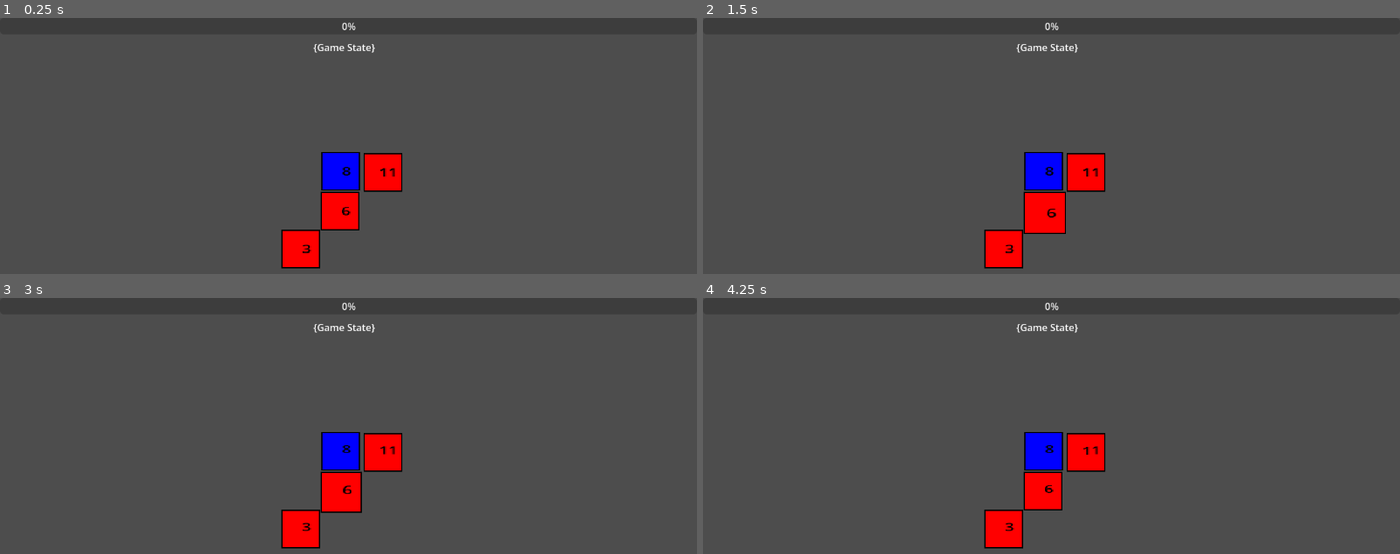
Above: before the commit, frames 1-4 (two rows, left to right).
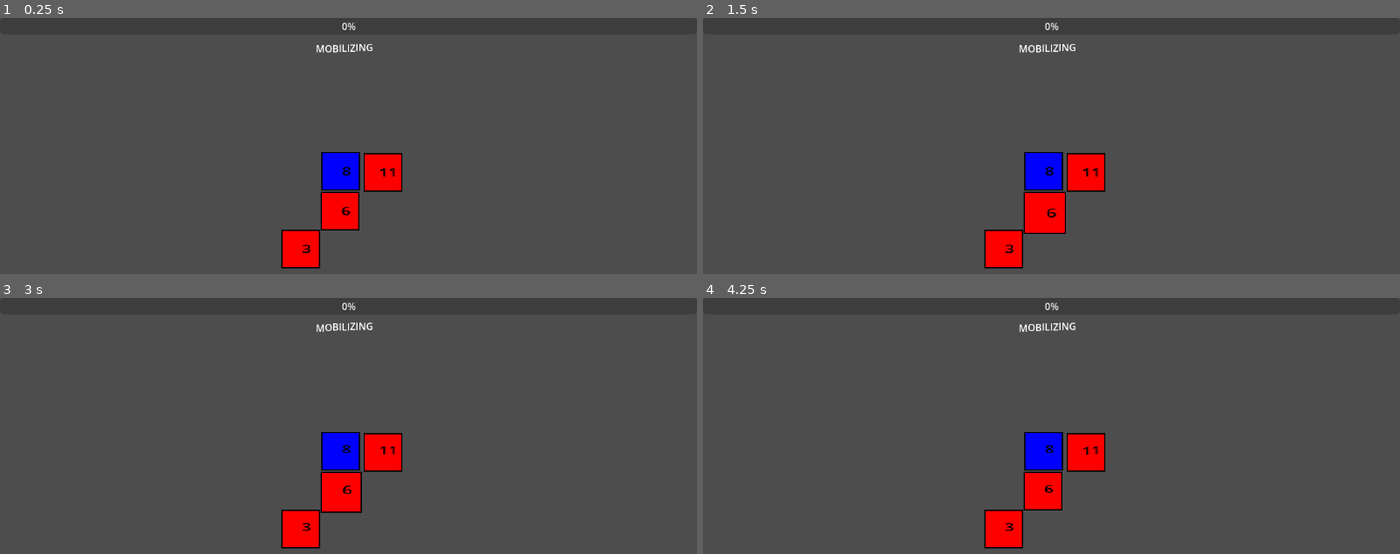
Above: after the commit, the same moments.

Repository: X4vierWhes/War-Multiplayer
Game: Godot game, scene res://src/core/game_manager.tscn
Two runs of this game, one before a commit and one after it. Both use one fixed random seed, a clock stepped at 60 frames per second and the inputs below.
Inputs (mouse positions are in pixels of both pictures, inside the frame that each line leads up to):
- Up to frame 1 (0.25 s): no input
- Up to frame 2 (1.5 s): click (1037, 207) at 0.52 s; click (1037, 207) at 1.27 s
- Up to frame 3 (3 s): click (334, 487) at 2.02 s; tap Enter at 2.75 s; move the mouse to (501, 474) at 2.77 s
- Up to frame 4 (4.25 s): tap Space at 3.5 s; move the mouse to (912, 513) at 3.52 s

The runs differ from the first frame. In frame 1, 0.2% of the frame differs, in the area x 44-54%, y 10-14%; in frame 2, 0.2%; in frame 3, 0.2%, in the area x 44-54%, y 9-14%; in frame 4, 0.2%.

Commit message:
feat: Turn manager

Diff:
--- a/war-multiplayer/project.godot
+++ b/war-multiplayer/project.godot
@@ -31,6 +31,10 @@
 "res://ui/": "orange"
 }
 
+[global_group]
+
+Territorys="Grupo para todos os territorios"
+
 [physics]
 
 3d/physics_engine="Jolt Physics"
--- a/war-multiplayer/src/core/game_manager.tscn
+++ b/war-multiplayer/src/core/game_manager.tscn
@@ -22,11 +22,12 @@
 
 [node name="turn_manager" type="Node2D" parent="." unique_id=1871730817]
 script = ExtResource("4_7y20v")
+turn_timer = 45.0
 
 [node name="CanvasLayer" type="CanvasLayer" parent="." unique_id=481796899]
 layer = -1
 
-[node name="ui_manager" type="Control" parent="CanvasLayer" unique_id=1176088927 node_paths=PackedStringArray("add_troops", "move_troops", "declare_attack")]
+[node name="ui_manager" type="Control" parent="CanvasLayer" unique_id=1176088927 node_paths=PackedStringArray("turn_manager", "add_troops", "move_troops", "declare_attack")]
 z_index = -1
 layout_mode = 3
 anchors_preset = 15
@@ -35,6 +36,7 @@
 grow_horizontal = 2
 grow_vertical = 2
 script = ExtResource("2_gm6uy")
+turn_manager = NodePath("../../turn_manager")
 add_troops = NodePath("AddTroopsInterface")
 move_troops = NodePath("MoveTroopsInterface")
 declare_attack = NodePath("DeclareAttackInterface")
@@ -57,7 +59,7 @@
 offset_bottom = 69.0
 grow_horizontal = 2
 bbcode_enabled = true
-text = "{Game State}"
+text = "[wave connected=0]{Game State}[/wave]"
 horizontal_alignment = 1
 vertical_alignment = 1
 
--- a/war-multiplayer/src/core/map/territory/territory.gd
+++ b/war-multiplayer/src/core/map/territory/territory.gd
@@ -25,15 +25,6 @@
 	_change_color(color)
 	_change_army_count(1)
 
-func _attack(territory_to_attack: Territory) -> void:
-	pass
-
-func defend() -> void:
-	pass
-
-func _mobilize_troops(trops_to_mobilize: int, territory_to_mobilize: Territory) -> void:
-	pass
-
 func mobilize() -> void:
 	if army_number <= 1:
 		print("Tropas insuficientes")
@@ -56,6 +47,9 @@
 	gm.change_game_state(GameManager.GameState.AWAIT)
 	print("Aguarde...")
 	await gm.await_ui
+
+func attack() -> void:
+	pass
 
 func _take_action() -> void:
 	match(gm.get_game_state()):
--- a/war-multiplayer/src/core/map/territory/territory.tscn
+++ b/war-multiplayer/src/core/map/territory/territory.tscn
@@ -10,7 +10,7 @@
 shader_parameter/new_color = Color(0, 0, 1, 1)
 shader_parameter/tolerance = 0.05
 
-[node name="territory" type="Node2D" unique_id=1498767408 node_paths=PackedStringArray("texture")]
+[node name="territory" type="Node2D" unique_id=1498767408 node_paths=PackedStringArray("texture") groups=["Territorys"]]
 script = ExtResource("1_pvk8x")
 texture = NodePath("TextureRect")
 color = Color(1, 0, 0, 1)
--- a/war-multiplayer/src/core/turn_manager/turn_manager.gd
+++ b/war-multiplayer/src/core/turn_manager/turn_manager.gd
@@ -1,6 +1,7 @@
 extends Node2D
 class_name TurnManager
 
+@warning_ignore("unused_signal") signal turn_changed
 #enum GameState{ATTACK, MOBILIZING, AWAIT, GIVE, ATTACKING}
 enum TurnState{
 	ATTACK = 0,
@@ -8,10 +9,26 @@
 	AWAIT = 2
 }
 var actual_state: int = TurnState.MOBILIZING
-@export var turn_timer: float = 1.0
+var timer: Timer
+@export_range(1.0, 180.0, 0.1) var turn_timer
+
+func _ready() -> void:
+	timer = Timer.new()
+	timer.wait_time = turn_timer
 
 func get_actual_state() -> int:
 	return actual_state
 
 func set_actual_state(state: int) -> void:
 	actual_state = state
+
+func label_state() -> String:
+	match(actual_state):
+		TurnState.ATTACK:
+			return "ATTACK"
+		TurnState.MOBILIZING:
+			return "MOBILIZING"
+		TurnState.AWAIT:
+			return "AWAIT"
+		_:
+			return "null"
--- a/war-multiplayer/src/ui/MoveTroops/move_troops_interface.gd
+++ b/war-multiplayer/src/ui/MoveTroops/move_troops_interface.gd
@@ -34,18 +34,15 @@
 func _incrementar_contador() -> void:
 	if contador == territorio_origem.army_number - 1: return
 	contador += 1
-	#territorio_origem._change_army_count(-1)
-	#territorio_destino._change_army_count(1)
 
 func _decrementar_contador() -> void:
 	if contador == 1: return
 	contador -= 1
-	#territorio_origem._change_army_count(1)
-	#territorio_destino._change_army_count(-1)
 
 func _concluir() -> void:
 	confirmar_acao.emit(contador)
 	contador = 0
 
 func _cancelar() -> void:
-	pass
+	cancelar_acao.emit()
+	contador = 0
--- a/war-multiplayer/src/ui/ui_manager.gd
+++ b/war-multiplayer/src/ui/ui_manager.gd
@@ -1,11 +1,22 @@
 extends Control
 class_name UiManager
+
+@export var turn_manager: TurnManager
 
 @export var add_troops: AddTroops
 @export var move_troops: MoveTroops
 @export var declare_attack: DeclareAttack
 
 var game_manager: GameManager = null
+
+@onready var state_label: RichTextLabel = $state_label
+@onready var turn_progress_bar: ProgressBar = $turn_progress_bar
+
+const state_label_text: String = "[wave connected=0]{Game State}[/wave]"
+
+func _ready() -> void:
+	turn_manager.turn_changed.connect(change_turn)
+	change_turn()
 
 func connect_signals(gm: GameManager) -> void:
 	game_manager = gm
@@ -30,3 +41,9 @@
 	for i in get_children():
 		if i is Control:
 			i.hide()
+
+func change_turn() -> void:
+	state_label.text = state_label_text.replace("{Game State}", turn_manager.label_state())
+
+func step_progress_bar() -> void:
+	pass
